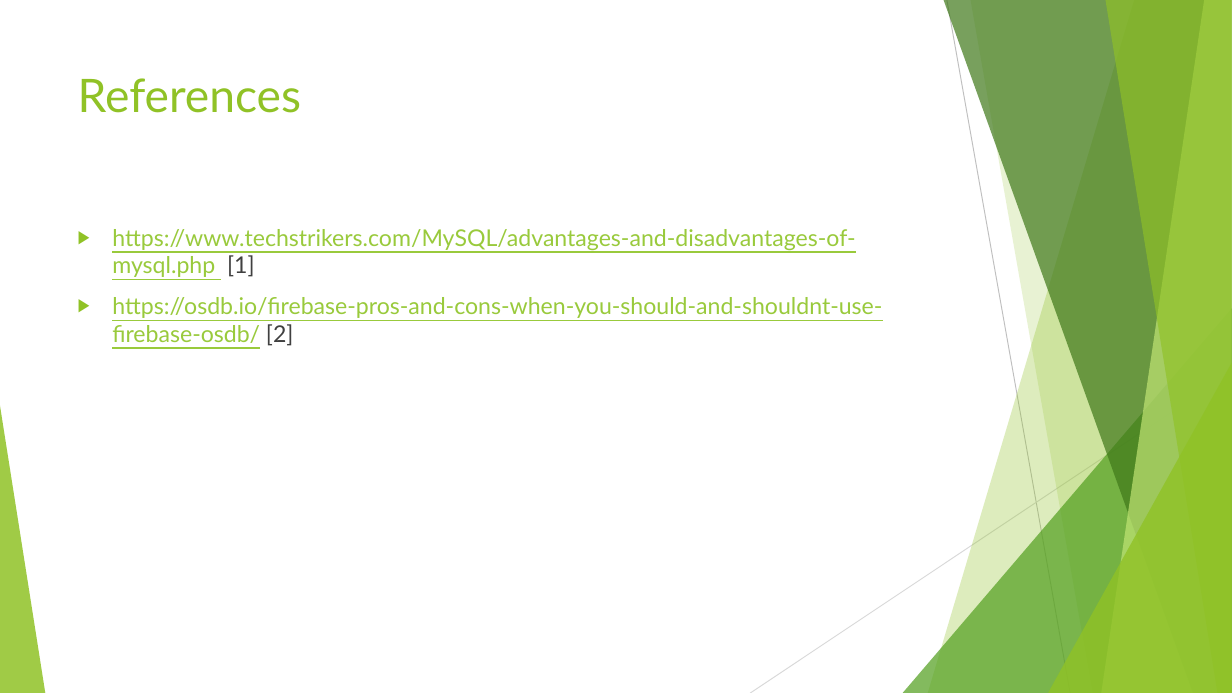
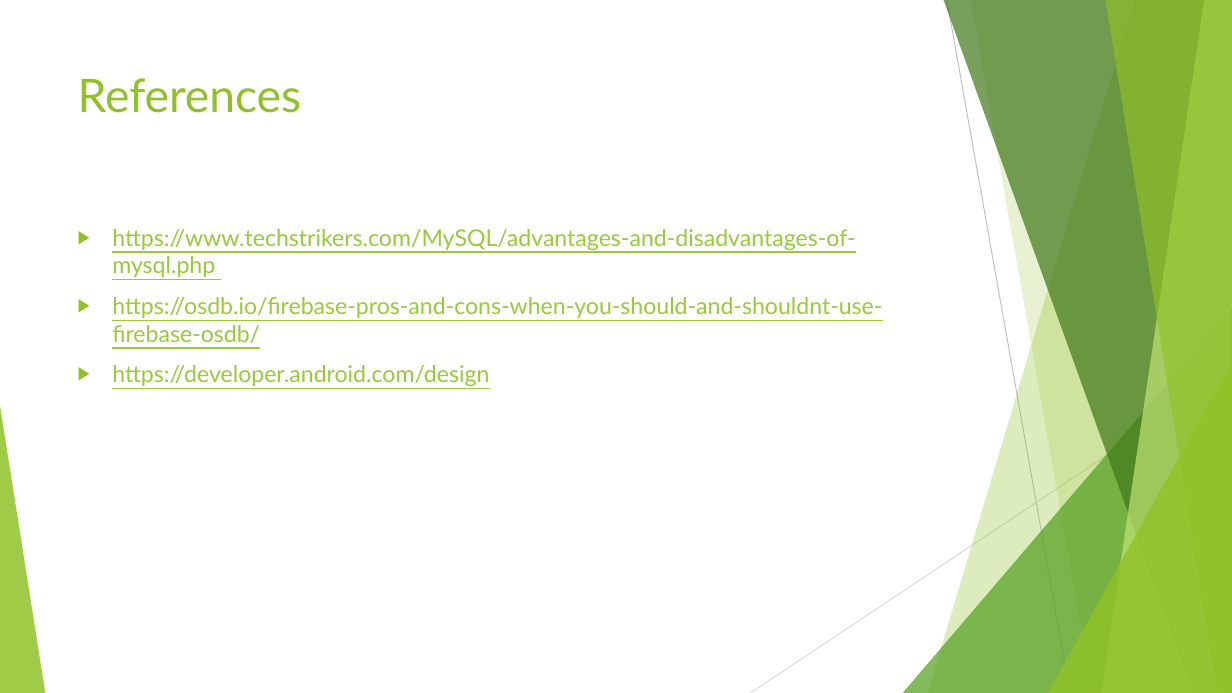
Before and after one commit to TDTRU/22SENG3210_BrendanTrevor_Doc, a slide deck: slide 17 of The Online Voting System Presentation.pptx (slide 9 before the commit). Drawn at 1232x693 pixels with LibreOffice and Linux fonts; fonts in the diff are those of the drawing. Boxes give left, top, right and bottom in pixels: in the first picture for what was removed or moved away, otherwise in the second. Text is boxed around its words. In the diff, an @@ line names an element or a change of style, - is before the commit and + after.

```diff
--- a/The Online Voting System Presentation.pptx
+++ b/The Online Voting System Presentation.pptx
@@ text at (x1=112, y1=229, x2=882, y2=386): text changed @@
-▶ https://www.techstrikers.com/MySQL/advantages-and-disadvantages-of-mysql.php [1]
-▶ https://osdb.io/firebase-pros-and-cons-when-you-should-and-shouldnt-use-firebase-osdb/ [2]
+▶ https://www.techstrikers.com/MySQL/advantages-and-disadvantages-of-mysql.php
+▶ https://osdb.io/firebase-pros-and-cons-when-you-should-and-shouldnt-use-firebase-osdb/
+▶ https://developer.android.com/design
```
Also in this commit, not shown: 1 other slide changed, 9 slides added, 1 slide removed.
